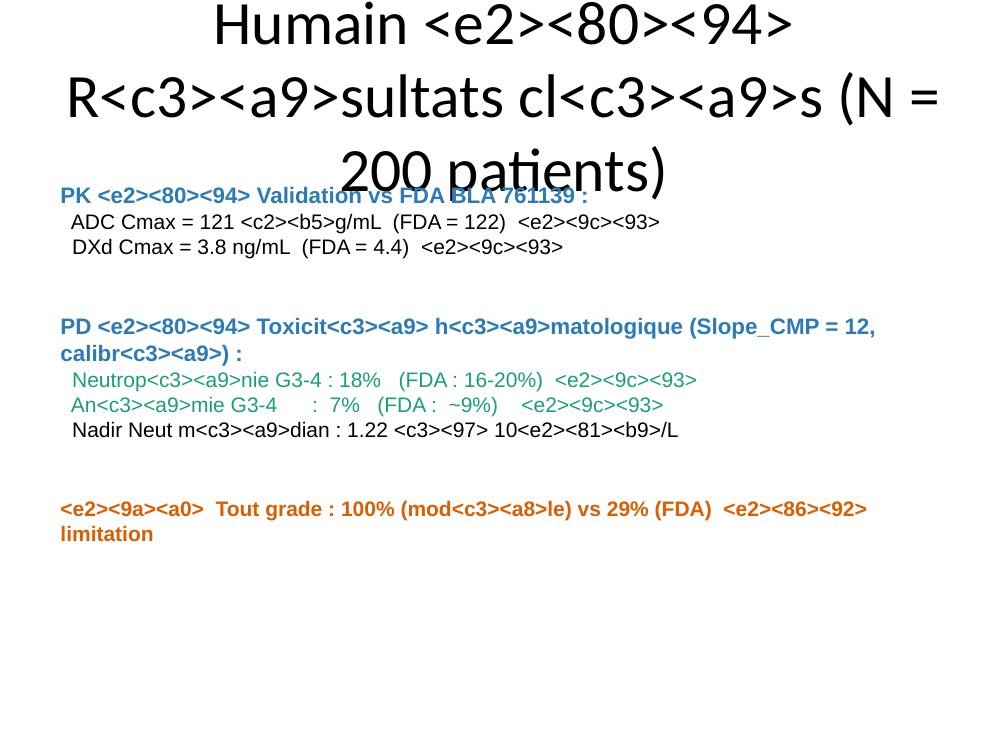
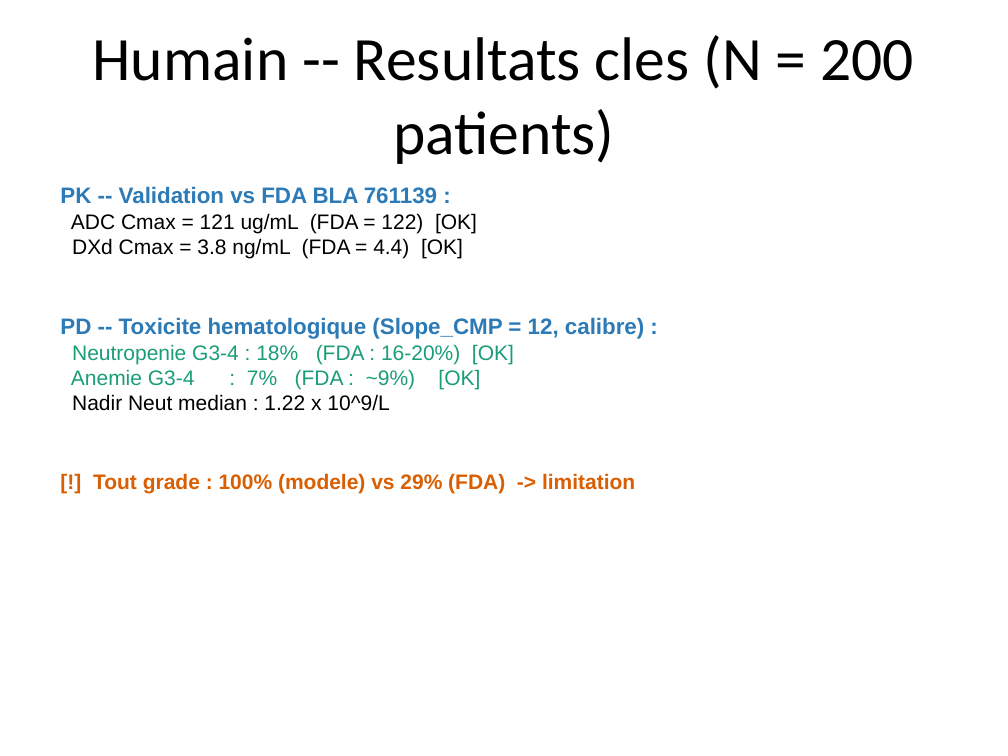
Before and after one commit to omarhss4k/Hema, a slide deck: slide 9 of scripts_tdxd/TDXD_presentation.pptx. Drawn at 1008x756 pixels with LibreOffice and Linux fonts; fonts in the diff are those of the drawing. Boxes give left, top, right and bottom in pixels: in the first picture for what was removed or moved away, otherwise in the second. Text is boxed around its words. In the diff, an @@ line names an element or a change of style, - is before the commit and + after.

```diff
--- a/scripts_tdxd/TDXD_presentation.pptx
+++ b/scripts_tdxd/TDXD_presentation.pptx
@@ title at [93,35,913,164]: text changed @@
-Humain <e2><80><94> R<c3><a9>sultats cl<c3><a9>s (N = 200 patients)
+Humain -- Resultats cles (N = 200 patients)
@@ text at [60,186,644,494]: text changed @@
-PK <e2><80><94> Validation vs FDA BLA 761139 :
-ADC Cmax = 121 <c2><b5>g/mL (FDA = 122) <e2><9c><93>
-DXd Cmax = 3.8 ng/mL (FDA = 4.4) <e2><9c><93>
-PD <e2><80><94> Toxicit<c3><a9> h<c3><a9>matologique (Slope_CMP = 12, calibr<c3><a9>) :
-Neutrop<c3><a9>nie G3-4 : 18% (FDA : 16-20%) <e2><9c><93>
-An<c3><a9>mie G3-4 : 7% (FDA : ~9%) <e2><9c><93>
-Nadir Neut m<c3><a9>dian : 1.22 <c3><97> 10<e2><81><b9>/L
-<e2><9a><a0> Tout grade : 100% (mod<c3><a8>le) vs 29% (FDA) <e2><86><92> limitation
+PK -- Validation vs FDA BLA 761139 :
+ADC Cmax = 121 ug/mL (FDA = 122) [OK]
+DXd Cmax = 3.8 ng/mL (FDA = 4.4) [OK]
+PD -- Toxicite hematologique (Slope_CMP = 12, calibre) :
+Neutropenie G3-4 : 18% (FDA : 16-20%) [OK]
+Anemie G3-4 : 7% (FDA : ~9%) [OK]
+Nadir Neut median : 1.22 x 10^9/L
+[!] Tout grade : 100% (modele) vs 29% (FDA) -> limitation
```
Also in this commit, not shown: 11 other slides changed, 1 other file.
